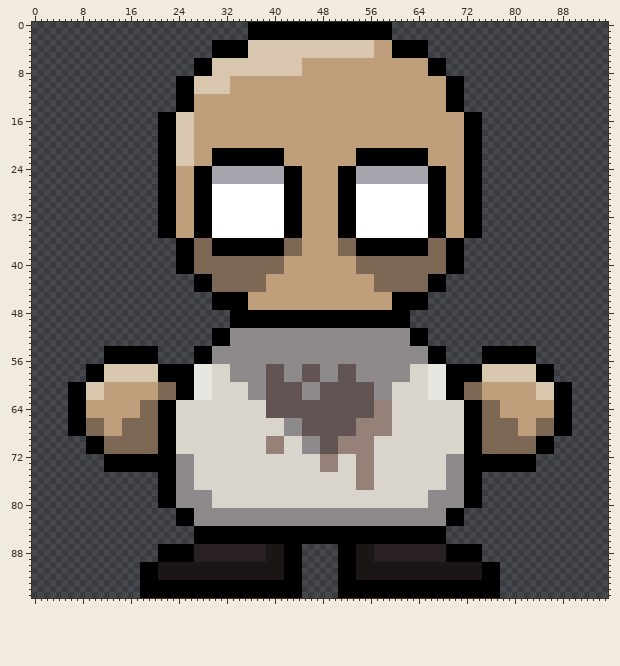
Two versions of one pixel-art file, Assets/AsepriteFiles/Proto2.aseprite. That is the earlier state.
96x96 pixels, 1 frame. Colours within 5 levels of each other are drawn and written as one.
The result:
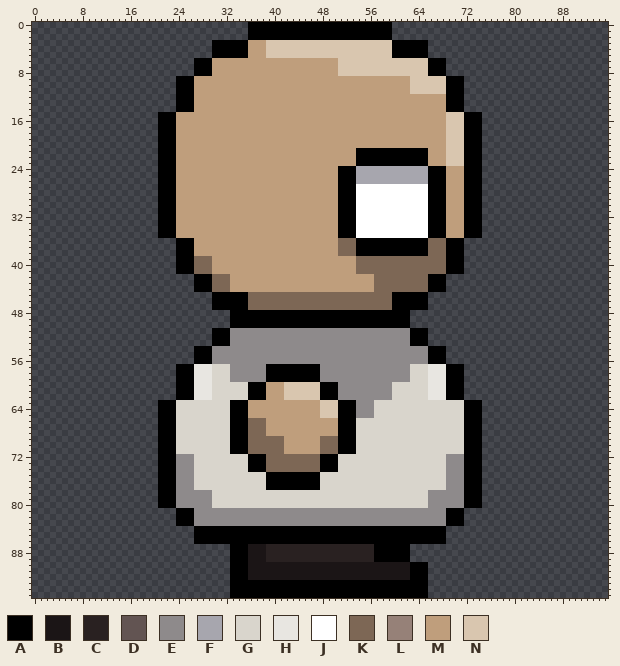
Palette (. is transparent): A #000000  B #1b1516  C #292121  D #625452  E #8e8a8b  F #a7a6ae  G #d9d5cc  H #e8e6e1  J #ffffff  K #7d6755  L #968178  M #bf9e7c  N #d9c6af
Diff:
layer "Flattened" added
layer "Layer 1" removed
layer "Layer 2" removed
layer "Layer 3" removed
layer "Layer 4" removed
Changed rows in their new state; - is an unchanged pixel.
first column x 27:
 3 ---------MMM------------------NNN---------
 4 ---------MMM------------------NNN---------
 5 ---------MMM------------------NNN---------
 6 ---MMMMMMMMMMMMMMM------NNNNNNNNNNNNNNN---
 7 ---MMMMMMMMMMMMMMM------NNNNNNNNNNNNNNN---
 8 ---MMMMMMMMMMMMMMM------NNNNNNNNNNNNNNN---
 9 MMMMMM------------------------------NNNNNN
10 MMMMMM------------------------------NNNNNN
11 MMMMMM------------------------------NNNNNN
first column x 24:
15 MMM------------------------------------------NNN
16 MMM------------------------------------------NNN
17 MMM------------------------------------------NNN
18 MMM------------------------------------------NNN
19 MMM------------------------------------------NNN
20 MMM------------------------------------------NNN
21 MMM---MMMMMMMMMMMM---------------------------NNN
22 MMM---MMMMMMMMMMMM---------------------------NNN
23 MMM---MMMMMMMMMMMM---------------------------NNN
24 ---MMMMMMMMMMMMMMMMMM---------------------------
25 ---MMMMMMMMMMMMMMMMMM---------------------------
26 ---MMMMMMMMMMMMMMMMMM---------------------------
27 ---MMMMMMMMMMMMMMMMMM---------------------------
28 ---MMMMMMMMMMMMMMMMMM---------------------------
29 ---MMMMMMMMMMMMMMMMMM---------------------------
30 ---MMMMMMMMMMMMMMMMMM---------------------------
31 ---MMMMMMMMMMMMMMMMMM---------------------------
32 ---MMMMMMMMMMMMMMMMMM---------------------------
33 ---MMMMMMMMMMMMMMMMMM---------------------------
34 ---MMMMMMMMMMMMMMMMMM---------------------------
35 ---MMMMMMMMMMMMMMMMMM---------------------------
36 ---MMMMMMMMMMMMMMMMMM---------------------------
37 ---MMMMMMMMMMMMMMMMMM---------------------------
38 ---MMMMMMMMMMMMMMMMMM---------------------------
39 ------MMMMMMMMMMMM------------------------------
40 ------MMMMMMMMMMMM------------------------------
41 ------MMMMMMMMMMMM------------------------------
42 ---------MMMMMM---------------------------------
43 ---------MMMMMM---------------------------------
44 ---------MMMMMM---------------------------------
45 ------------KKKKKKKKKKKKKKKKKKKKKKKK------------
46 ------------KKKKKKKKKKKKKKKKKKKKKKKK------------
47 ------------KKKKKKKKKKKKKKKKKKKKKKKK------------
first column x 6:
54 ------.........------------------------------------------------------.........------
55 ------.........------------------------------------------------------.........------
56 ------.........------------------------------------------------------.........------
57 ---...............---------------AAAAAAAAA---EEE------------------...............---
58 ---...............---------------AAAAAAAAA---EEE------------------...............---
59 ---...............---------------AAAAAAAAA---EEE------------------...............---
60 ..................------------AAAMMMNNNNNNAAAEEEEEE---------------..................
61 ..................------------AAAMMMNNNNNNAAAEEEEEE---------------..................
62 ..................------------AAAMMMNNNNNNAAAEEEEEE---------------..................
63 ...............------------AAAMMMMMMMMMMMMNNNAAAEEEGGG---------------...............
64 ...............------------AAAMMMMMMMMMMMMNNNAAAEEEGGG---------------...............
65 ...............------------AAAMMMMMMMMMMMMNNNAAAEEEGGG---------------...............
66 ...............------------AAAKKKMMMMMMMMMMMMAAAGGGGGG---------------...............
67 ...............------------AAAKKKMMMMMMMMMMMMAAAGGGGGG---------------...............
68 ...............------------AAAKKKMMMMMMMMMMMMAAAGGGGGG---------------...............
69 ---............------------AAAKKKKKKMMMMMMKKKAAAGGG------------------............---
70 ---............------------AAAKKKKKKMMMMMMKKKAAAGGG------------------............---
71 ---............------------AAAKKKKKKMMMMMMKKKAAAGGG------------------............---
72 ------.........---------------AAAKKKKKKKKKAAA---GGG------------------.........------
73 ------.........---------------AAAKKKKKKKKKAAA---GGG------------------.........------
74 ------.........---------------AAAKKKKKKKKKAAA---GGG------------------.........------
75 ---------------------------------AAAAAAAAA------GGG---------------------------------
76 ---------------------------------AAAAAAAAA------GGG---------------------------------
77 ---------------------------------AAAAAAAAA------GGG---------------------------------
first column x 18:
87 ---............AAABBBCCCCCCCCCCCCCCCCCCAAAAAA............---
88 ---............AAABBBCCCCCCCCCCCCCCCCCCAAAAAA............---
89 ---............AAABBBCCCCCCCCCCCCCCCCCCAAAAAA............---
90 ...............AAA------BBBBBBBBBBBB---------AAA............
91 ...............AAA------BBBBBBBBBBBB---------AAA............
92 ...............AAA------BBBBBBBBBBBB---------AAA............
93 ...............------------AAAAAA---------------............
94 ...............------------AAAAAA---------------............
95 ...............------------AAAAAA---------------............
Changed places in both pictures, as pixel boxes (x1, y1, x2, y2):
changed: (194, 40, 302, 94)
changed: (338, 40, 446, 94)
changed: (176, 112, 392, 310)
changed: (446, 112, 464, 166)
erased: (68, 346, 176, 472)
erased: (464, 346, 572, 472)
changed: (230, 364, 392, 490)
changed: (140, 544, 500, 598)
